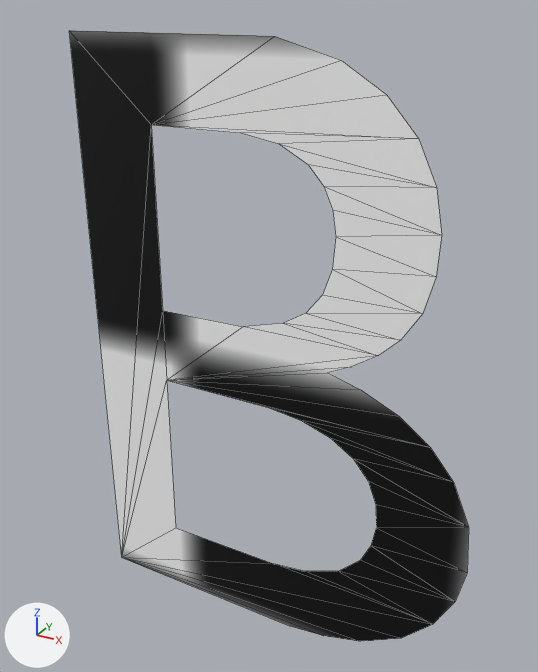
Two versions of the OBJ model matrix-fonts/2dUVPlaneFont/data/b.obj, one commit apart.
Camera for both pictures: a 50 mm lens placed at (0.657, -0.63, 0.702), pointed at (0.302, 0.015, 0.38). Every picture has the same lights, and +X, +Y and +Z are marked at lower left. Mesh edges are drawn as thin lines. Where no turn or scale is listed for an object, it has been applied to the vertices.

In view in the first picture: 'Text_Text.001'.
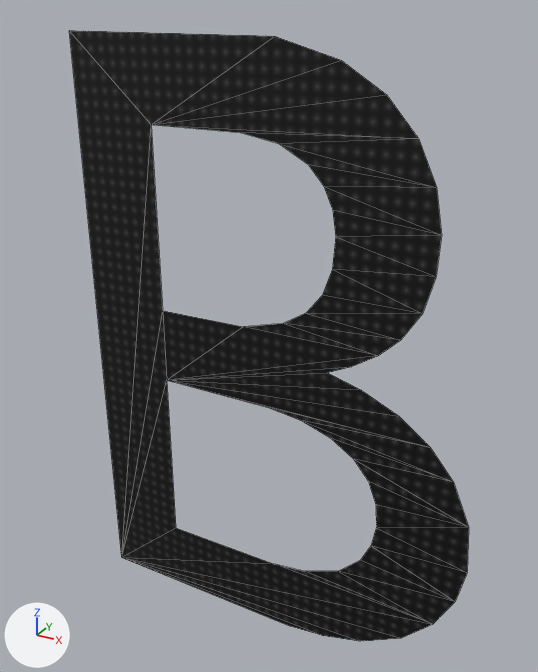
Pixel boxes [x1, y1, x2, y2] of what changed, in the pictures (538 x 672 px):
'Text_Text.001', recoloured (grey to black): [69, 30, 469, 641] in both

The change in detail:
Picture 'sample2.png' (img_sample2_png) is new.
Material 'None.002' (mat_none_002) is new.
Its texture is img_sample2_png.
Its roughness is 0.293.
me_text_text_001 has 53 vertices, 55 faces and spans x 0.075..0.543, y 0.0, z 0.0..0.682.
me_text_text_001 no longer uses material mat_none_001 (picture img_sample1_png).
me_text_text_001 now uses material mat_none_002 (picture img_sample2_png).
